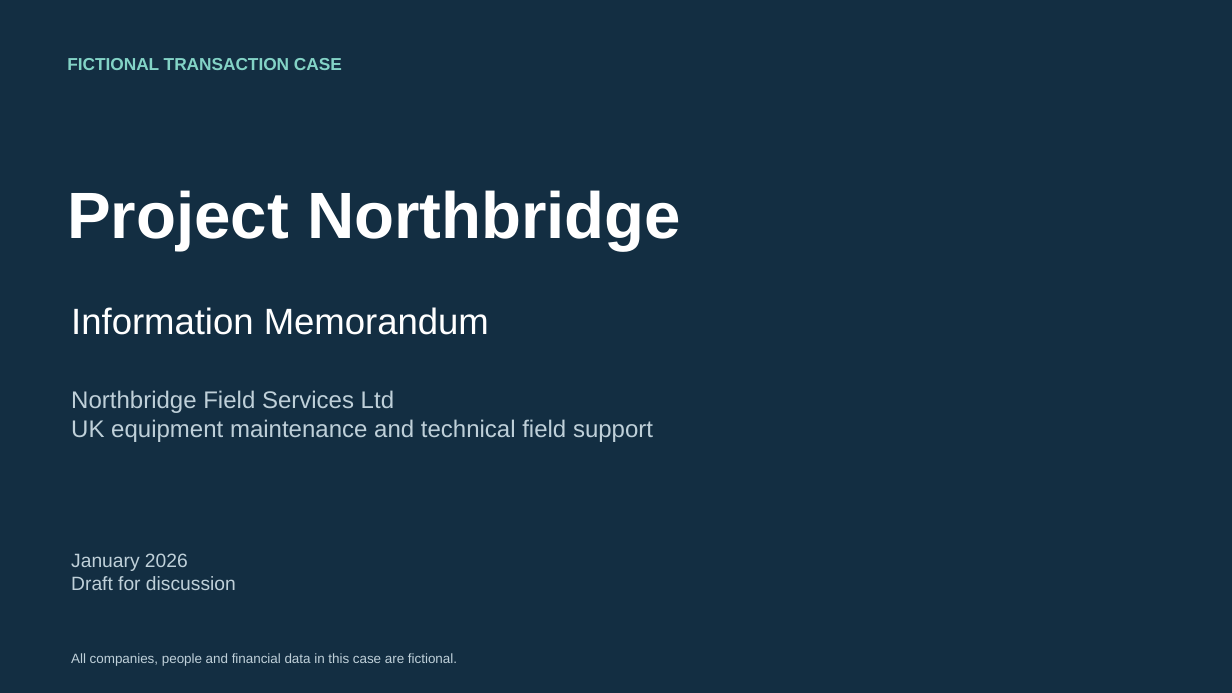
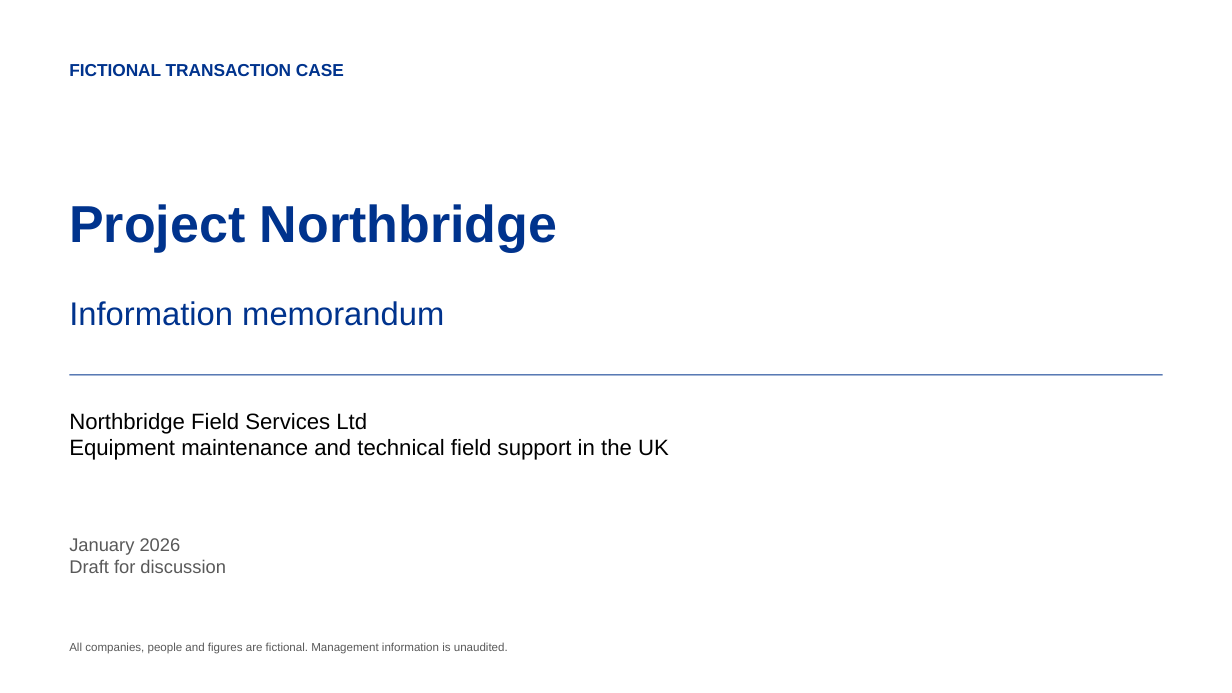
Before and after one commit to fqi2050/IM-Writer, a slide deck: slide 1 of demo-northbridge/outputs/northbridge-im-editable.pptx. Drawn at 1232x693 pixels with LibreOffice and Linux fonts; fonts in the diff are those of the drawing. Boxes give left, top, right and bottom in pixels: in the first picture for what was removed or moved away, otherwise in the second. Text is boxed around its words. In the diff, an @@ line names an element or a change of style, - is before the commit and + after.

Commit message:
Enrich Northbridge sources and redesign full 10-page IM with mandatory report styling

```diff
--- a/demo-northbridge/outputs/northbridge-im-editable.pptx
+++ b/demo-northbridge/outputs/northbridge-im-editable.pptx
@@ background #132E42 to #FFFFFF @@
@@ text "FICTIONAL TRANSACTION CASE" at (x1=69, y1=64, x2=344, y2=76): text colour #83D3C6 to #00338D @@
@@ text "Project Northbridge" moved from (x1=67, y1=190, x2=681, y2=250) to (x1=69, y1=204, x2=557, y2=253) @@
@@ text "Project Northbridge" at (x1=69, y1=204, x2=557, y2=253): size 51 to 40.5 pt, text colour #FFFFFF to #00338D @@
@@ text at (x1=69, y1=301, x2=444, y2=326): text changed; size 28.5 to 25.5 pt; text colour #FFFFFF to #00338D @@
-Information Memorandum
+Information memorandum
@@ rectangle added at (x1=69, y1=374, x2=1163, y2=375), fill #00338D @@
@@ text at (x1=69, y1=413, x2=367, y2=434): size 18.8 to 17.2 pt, text colour #BFD0D9 to #000000 in "Northbridge Field Services Ltd" @@
@@ text "Northbridge Field Services Ltd" moved from (x1=71, y1=390, x2=653, y2=442) to (x1=69, y1=413, x2=669, y2=460) @@
@@ text at (x1=69, y1=439, x2=669, y2=460): text changed; size 18.8 to 17.2 pt; text colour #BFD0D9 to #000000 @@
-UK equipment maintenance and technical field support
+Equipment maintenance and technical field support in the UK
@@ text "January 2026" moved from (x1=71, y1=553, x2=236, y2=590) to (x1=69, y1=538, x2=226, y2=573) @@
@@ text "January 2026" at (x1=69, y1=538, x2=226, y2=573): size 15 to 14.2 pt, text colour #BFD0D9 to #595959 @@
@@ text at (x1=69, y1=642, x2=508, y2=654): text changed; size 10.5 to 9 pt; text colour #BFD0D9 to #595959 @@
-All companies, people and financial data in this case are fictional.
+All companies, people and figures are fictional. Management information is unaudited.
```
Also in this commit, not shown: 3 other slides changed, 6 slides added, 6 slides removed, 41 other files.
